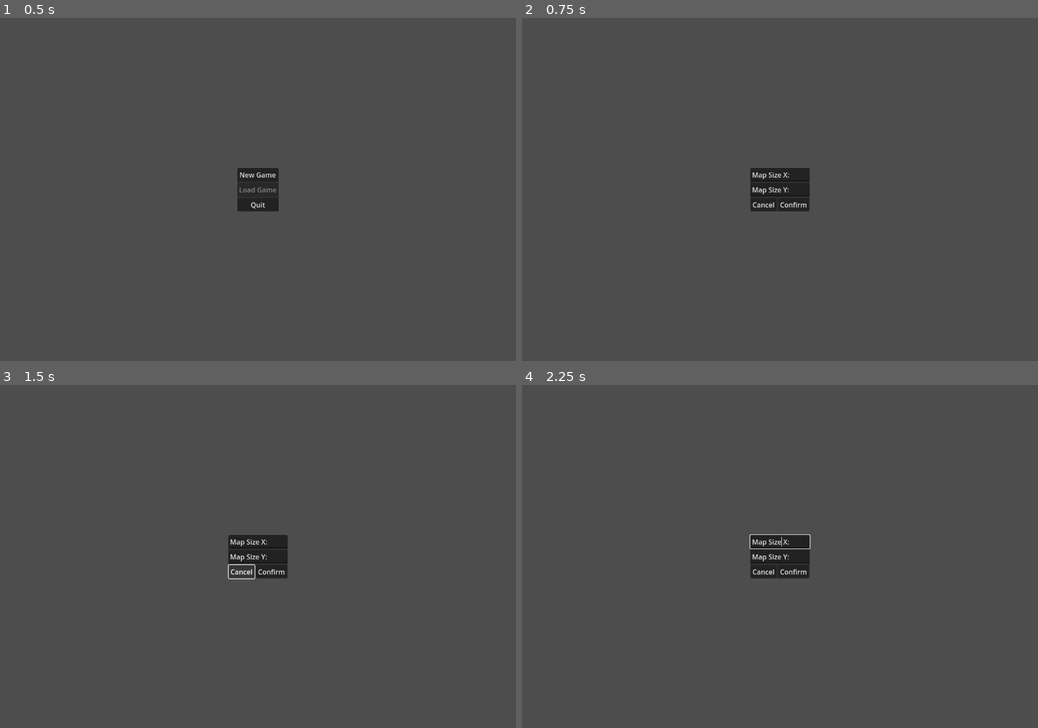
Above: before the commit, frames 1-4 (two rows, left to right).
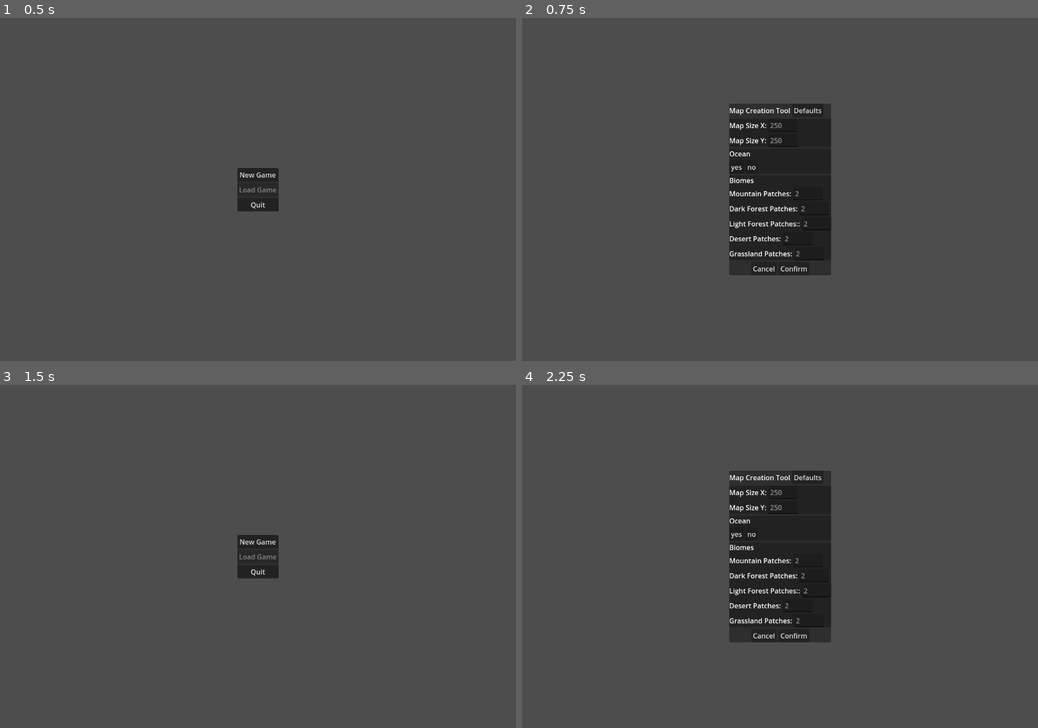
Above: after the commit, the same moments.

Repository: DraxDean/Cursr
Game: Godot game, scene res://scenes/main/main_menu_scene.tscn
The game is run twice, just before and just after one commit, with the same random seed, the same clock (stepped at 60 frames per second) and the same inputs.
Inputs (mouse positions are in pixels of both pictures, inside the frame that each line leads up to):
- Up to frame 1 (0.5 s): no input
- Up to frame 2 (0.75 s): click "New Game" at 0.5 s
- Up to frame 3 (1.5 s): click "Cancel" at 1.25 s
- Up to frame 4 (2.25 s): click (780, 542) at 2 s, where only the run after the commit has a clickable "New Game"

Frame 1 is identical in both runs. In frame 2, 8.5% of the frame differs, in the area x 40-60%, y 24-76%; in frame 3, 0.6%; in frame 4, 8.5%.

Commit message:
More Menu Screen adds - need implementation

Diff:
--- a/scenes/main/main_menu_scene.tscn
+++ b/scenes/main/main_menu_scene.tscn
@@ -63,15 +63,130 @@
 [node name="VBoxContainer" type="VBoxContainer" parent="MapCreationPanel"]
 layout_mode = 2
 
-[node name="CreateMapSizeX" type="LineEdit" parent="MapCreationPanel/VBoxContainer"]
+[node name="HBoxContainer2" type="HBoxContainer" parent="MapCreationPanel/VBoxContainer"]
+layout_mode = 2
+
+[node name="Label" type="Label" parent="MapCreationPanel/VBoxContainer/HBoxContainer2"]
+layout_mode = 2
+text = "Map Creation Tool"
+
+[node name="Button" type="Button" parent="MapCreationPanel/VBoxContainer/HBoxContainer2"]
+layout_mode = 2
+text = "Defaults"
+
+[node name="SizePanel" type="PanelContainer" parent="MapCreationPanel/VBoxContainer"]
+layout_mode = 2
+
+[node name="VBoxContainer" type="VBoxContainer" parent="MapCreationPanel/VBoxContainer/SizePanel"]
+layout_mode = 2
+
+[node name="HBoxContainer2" type="HBoxContainer" parent="MapCreationPanel/VBoxContainer/SizePanel/VBoxContainer"]
+layout_mode = 2
+
+[node name="Label" type="Label" parent="MapCreationPanel/VBoxContainer/SizePanel/VBoxContainer/HBoxContainer2"]
 layout_mode = 2
 text = "Map Size X:"
+
+[node name="CreateMapSizeX" type="LineEdit" parent="MapCreationPanel/VBoxContainer/SizePanel/VBoxContainer/HBoxContainer2"]
+layout_mode = 2
 placeholder_text = "250"
 
-[node name="CreateMapSizeY" type="LineEdit" parent="MapCreationPanel/VBoxContainer"]
+[node name="HBoxContainer3" type="HBoxContainer" parent="MapCreationPanel/VBoxContainer/SizePanel/VBoxContainer"]
+layout_mode = 2
+
+[node name="Label" type="Label" parent="MapCreationPanel/VBoxContainer/SizePanel/VBoxContainer/HBoxContainer3"]
 layout_mode = 2
 text = "Map Size Y:"
+
+[node name="CreateMapSizeY" type="LineEdit" parent="MapCreationPanel/VBoxContainer/SizePanel/VBoxContainer/HBoxContainer3"]
+layout_mode = 2
 placeholder_text = "250"
+
+[node name="OceanPanel" type="PanelContainer" parent="MapCreationPanel/VBoxContainer"]
+layout_mode = 2
+
+[node name="VBoxContainer" type="VBoxContainer" parent="MapCreationPanel/VBoxContainer/OceanPanel"]
+layout_mode = 2
+
+[node name="OceanLabel" type="Label" parent="MapCreationPanel/VBoxContainer/OceanPanel/VBoxContainer"]
+layout_mode = 2
+text = "Ocean"
+
+[node name="HBoxContainer" type="HBoxContainer" parent="MapCreationPanel/VBoxContainer/OceanPanel/VBoxContainer"]
+layout_mode = 2
+
+[node name="YesOceansButton" type="Button" parent="MapCreationPanel/VBoxContainer/OceanPanel/VBoxContainer/HBoxContainer"]
+layout_mode = 2
+text = "yes"
+
+[node name="NoOceansButton" type="Button" parent="MapCreationPanel/VBoxContainer/OceanPanel/VBoxContainer/HBoxContainer"]
+layout_mode = 2
+text = "no"
+
+[node name="BiomePanel" type="PanelContainer" parent="MapCreationPanel/VBoxContainer"]
+layout_mode = 2
+
+[node name="VBoxContainer" type="VBoxContainer" parent="MapCreationPanel/VBoxContainer/BiomePanel"]
+layout_mode = 2
+
+[node name="BiomesLabel" type="Label" parent="MapCreationPanel/VBoxContainer/BiomePanel/VBoxContainer"]
+layout_mode = 2
+text = "Biomes"
+
+[node name="HBoxContainer" type="HBoxContainer" parent="MapCreationPanel/VBoxContainer/BiomePanel/VBoxContainer"]
+layout_mode = 2
+
+[node name="Label" type="Label" parent="MapCreationPanel/VBoxContainer/BiomePanel/VBoxContainer/HBoxContainer"]
+layout_mode = 2
+text = "Mountain Patches:"
+
+[node name="MountainPatches" type="LineEdit" parent="MapCreationPanel/VBoxContainer/BiomePanel/VBoxContainer/HBoxContainer"]
+layout_mode = 2
+placeholder_text = "2"
+
+[node name="HBoxContainer2" type="HBoxContainer" parent="MapCreationPanel/VBoxContainer/BiomePanel/VBoxContainer"]
+layout_mode = 2
+
+[node name="Label" type="Label" parent="MapCreationPanel/VBoxContainer/BiomePanel/VBoxContainer/HBoxContainer2"]
+layout_mode = 2
+text = "Dark Forest Patches:"
+
+[node name="DarkForestPatches" type="LineEdit" parent="MapCreationPanel/VBoxContainer/BiomePanel/VBoxContainer/HBoxContainer2"]
+layout_mode = 2
+placeholder_text = "2"
+
+[node name="HBoxContainer3" type="HBoxContainer" parent="MapCreationPanel/VBoxContainer/BiomePanel/VBoxContainer"]
+layout_mode = 2
+
+[node name="Label" type="Label" parent="MapCreationPanel/VBoxContainer/BiomePanel/VBoxContainer/HBoxContainer3"]
+layout_mode = 2
+text = "Light Forest Patches::"
+
+[node name="LightForestPatches" type="LineEdit" parent="MapCreationPanel/VBoxContainer/BiomePanel/VBoxContainer/HBoxContainer3"]
+layout_mode = 2
+placeholder_text = "2"
+
+[node name="HBoxContainer4" type="HBoxContainer" parent="MapCreationPanel/VBoxContainer/BiomePanel/VBoxContainer"]
+layout_mode = 2
+
+[node name="Label" type="Label" parent="MapCreationPanel/VBoxContainer/BiomePanel/VBoxContainer/HBoxContainer4"]
+layout_mode = 2
+text = "Desert Patches:"
+
+[node name="DesertPatches" type="LineEdit" parent="MapCreationPanel/VBoxContainer/BiomePanel/VBoxContainer/HBoxContainer4"]
+layout_mode = 2
+placeholder_text = "2"
+
+[node name="HBoxContainer5" type="HBoxContainer" parent="MapCreationPanel/VBoxContainer/BiomePanel/VBoxContainer"]
+layout_mode = 2
+
+[node name="Label" type="Label" parent="MapCreationPanel/VBoxContainer/BiomePanel/VBoxContainer/HBoxContainer5"]
+layout_mode = 2
+text = "Grassland Patches:"
+
+[node name="GrasslandPatches" type="LineEdit" parent="MapCreationPanel/VBoxContainer/BiomePanel/VBoxContainer/HBoxContainer5"]
+layout_mode = 2
+placeholder_text = "2"
 
 [node name="HBoxContainer" type="HBoxContainer" parent="MapCreationPanel/VBoxContainer"]
 layout_mode = 2
@@ -107,30 +222,45 @@
 theme_override_constants/margin_right = 10
 theme_override_constants/margin_bottom = 10
 
-[node name="ModalVBox" type="VBoxContainer" parent="RaceSelectionModal/MarginContainer"]
+[node name="VBoxContainer" type="VBoxContainer" parent="RaceSelectionModal/MarginContainer"]
+layout_mode = 2
+
+[node name="HBoxContainer" type="HBoxContainer" parent="RaceSelectionModal/MarginContainer/VBoxContainer"]
+layout_mode = 2
+
+[node name="Button" type="Button" parent="RaceSelectionModal/MarginContainer/VBoxContainer/HBoxContainer"]
+layout_mode = 2
+text = "Humans"
+
+[node name="Button2" type="Button" parent="RaceSelectionModal/MarginContainer/VBoxContainer/HBoxContainer"]
+layout_mode = 2
+text = "Elves"
+
+[node name="ModalVBox" type="VBoxContainer" parent="RaceSelectionModal/MarginContainer/VBoxContainer"]
 layout_mode = 2
 size_flags_horizontal = 3
 size_flags_vertical = 3
 
-[node name="RaceNameLabel" type="Label" parent="RaceSelectionModal/MarginContainer/ModalVBox"]
+[node name="RaceNameLabel" type="Label" parent="RaceSelectionModal/MarginContainer/VBoxContainer/ModalVBox"]
 layout_mode = 2
 text = "Race Name:"
 
-[node name="AspectRatioContainer" type="AspectRatioContainer" parent="RaceSelectionModal/MarginContainer/ModalVBox"]
+[node name="AspectRatioContainer" type="AspectRatioContainer" parent="RaceSelectionModal/MarginContainer/VBoxContainer/ModalVBox"]
 custom_minimum_size = Vector2(100, 100)
 layout_mode = 2
 
-[node name="ColorRect" type="ColorRect" parent="RaceSelectionModal/MarginContainer/ModalVBox/AspectRatioContainer"]
+[node name="ColorRect" type="ColorRect" parent="RaceSelectionModal/MarginContainer/VBoxContainer/ModalVBox/AspectRatioContainer"]
 custom_minimum_size = Vector2(100, 100)
 layout_mode = 2
 color = Color(0.144063, 0.144063, 0.144063, 1)
 
-[node name="RaceSprite" type="Sprite2D" parent="RaceSelectionModal/MarginContainer/ModalVBox/AspectRatioContainer"]
+[node name="RaceSprite" type="Sprite2D" parent="RaceSelectionModal/MarginContainer/VBoxContainer/ModalVBox/AspectRatioContainer"]
 texture_filter = 1
 position = Vector2(200, 50)
 scale = Vector2(3, 3)
-
-[node name="MarginContainer" type="MarginContainer" parent="RaceSelectionModal/MarginContainer/ModalVBox"]
+offset = Vector2(13, 0)
+
+[node name="MarginContainer" type="MarginContainer" parent="RaceSelectionModal/MarginContainer/VBoxContainer/ModalVBox"]
 custom_minimum_size = Vector2(100, 100)
 layout_mode = 2
 theme_override_constants/margin_left = 5
@@ -138,10 +268,21 @@
 theme_override_constants/margin_right = 5
 theme_override_constants/margin_bottom = 5
 
-[node name="RaceDetailsLabel" type="Label" parent="RaceSelectionModal/MarginContainer/ModalVBox"]
+[node name="VBoxContainer" type="VBoxContainer" parent="RaceSelectionModal/MarginContainer/VBoxContainer/ModalVBox/MarginContainer"]
+layout_mode = 2
+
+[node name="RaceDetailsLabel" type="Label" parent="RaceSelectionModal/MarginContainer/VBoxContainer/ModalVBox/MarginContainer/VBoxContainer"]
+custom_minimum_size = Vector2(300, 300)
 layout_mode = 2
 text = "Details:"
 
-[node name="ChooseRaceButton" type="Button" parent="RaceSelectionModal/MarginContainer/ModalVBox"]
+[node name="HBoxContainer" type="HBoxContainer" parent="RaceSelectionModal/MarginContainer/VBoxContainer/ModalVBox/MarginContainer/VBoxContainer"]
+layout_mode = 2
+
+[node name="CancelRaceButton" type="Button" parent="RaceSelectionModal/MarginContainer/VBoxContainer/ModalVBox/MarginContainer/VBoxContainer/HBoxContainer"]
+layout_mode = 2
+text = "Cancel"
+
+[node name="ChooseRaceButton" type="Button" parent="RaceSelectionModal/MarginContainer/VBoxContainer/ModalVBox/MarginContainer/VBoxContainer/HBoxContainer"]
 layout_mode = 2
 text = "Choose Race"
--- a/scripts/main/main_menu.gd
+++ b/scripts/main/main_menu.gd
@@ -1,32 +1,28 @@
-# scripts/main/main_menu.gd
 extends Control
 
-# Scene path constants
-const GAME_SCENE_PATH = "res://scenes/main/game_scene.tscn" # Corrected Path
+const GAME_SCENE_PATH = "res://scenes/main/game_scene.tscn"
 
 @onready var main_menu_panel = $MainMenuPanel
 @onready var map_creation_panel = $MapCreationPanel
-@onready var create_map_size_x = $MapCreationPanel/VBoxContainer/CreateMapSizeX
-@onready var create_map_size_y = $MapCreationPanel/VBoxContainer/CreateMapSizeY
+@onready var create_map_size_x = $MapCreationPanel/VBoxContainer/SizePanel/VBoxContainer/HBoxContainer2/CreateMapSizeX
+@onready var create_map_size_y = $MapCreationPanel/VBoxContainer/SizePanel/VBoxContainer/HBoxContainer3/CreateMapSizeY
 @onready var cancel_create_map = $MapCreationPanel/VBoxContainer/HBoxContainer/CancelCreateMapButton
 @onready var confirm_create_map = $MapCreationPanel/VBoxContainer/HBoxContainer/ConfirmCreateMapButton
-#going to move to game.gd
 @onready var race_selection_modal = $RaceSelectionModal
-@onready var race_name_label = $RaceSelectionModal/MarginContainer/ModalVBox/RaceNameLabel
-@onready var race_sprite = $RaceSelectionModal/MarginContainer/ModalVBox/AspectRatioContainer/RaceSprite
-@onready var race_details_label = $RaceSelectionModal/MarginContainer/ModalVBox/RaceDetailsLabel
-@onready var choose_race_button = $RaceSelectionModal/MarginContainer/ModalVBox/ChooseRaceButton
-# Node References - Use explicit paths assuming standard setup
+@onready var race_name_label = $RaceSelectionModal/MarginContainer/VBoxContainer/ModalVBox/RaceNameLabel
+@onready var race_sprite = $RaceSelectionModal/MarginContainer/VBoxContainer/ModalVBox/AspectRatioContainer/RaceSprite
+@onready var race_details_label = $RaceSelectionModal/MarginContainer/VBoxContainer/ModalVBox/MarginContainer/VBoxContainer/RaceDetailsLabel
+@onready var choose_race_button = $RaceSelectionModal/MarginContainer/VBoxContainer/ModalVBox/MarginContainer/VBoxContainer/HBoxContainer/ChooseRaceButton
+@onready var cancel_race_button = $RaceSelectionModal/MarginContainer/VBoxContainer/ModalVBox/MarginContainer/VBoxContainer/HBoxContainer/CancelRaceButton
 @onready var new_game_button: Button = $MainMenuPanel/CenterContainer/VBoxContainer/NewGameButton
 @onready var load_game_button: Button = $MainMenuPanel/CenterContainer/VBoxContainer/LoadGameButton
 @onready var quit_button: Button = $MainMenuPanel/CenterContainer/VBoxContainer/QuitButton
 
-# Example race data (replace with your actual data structure)
 var races = [
 	{
 		"name": "Humans",
 		"sprite_path": "res://assets/sprites/human_peon1.png",
-		"details": "Versatile and adaptable, humans excel in many roles.",
+		"details": "Versatile and adaptable, humans excel in many roles. \n Uses wood and stone to make buildings on clear land.",
 		"id": "human"
 	},
 	{
@@ -36,16 +32,12 @@
 		"id": "elf"
 	}
 ]
-var current_race_index = 0 # If you add next/prev buttons
+var current_race_index = 0
 
 func _ready():
-	# Ensure SaveLoadManager is ready (Autoloads initialize before scene _ready)
-	# We can now directly use it
 	if SaveLoadManager == null:
 		push_error("SaveLoadManager Autoload not found!")
 		return
-
-	# Connect signals
 
 	if not is_instance_valid(new_game_button): push_error("Node not found: VBoxContainer/NewGameButton"); return
 	if not is_instance_valid(load_game_button): push_error("Node not found: VBoxContainer/LoadGameButton"); return
@@ -55,30 +47,26 @@
 	new_game_button.pressed.connect(_on_new_game_pressed)
 	load_game_button.pressed.connect(_on_load_game_pressed)
 	quit_button.pressed.connect(_on_quit_pressed)
-	choose_race_button.pressed.connect(_on_choose_race_pressed)
 	create_map_size_x.text_changed.connect(_on_create_map_size_x_text_changed)
 	create_map_size_y.text_changed.connect(_on_create_map_size_y_text_changed)
+	cancel_create_map.pressed.connect(_on_cancel_create_map_pressed)
 	confirm_create_map.pressed.connect(_on_confirm_create_map_pressed)
-	# Setup initial race display if needed immediately,
-	# or wait until the modal is shown.
+	choose_race_button.pressed.connect(_on_choose_race_pressed)
+	cancel_race_button.pressed.connect(_on_cancel_race_pressed)
 	_display_race(current_race_index)
 
-	# Hide modal initially (can also be done in editor)
 	race_selection_modal.hide()
 	map_creation_panel.hide()
 
-	# Disable load button if no saves exist using SaveLoadManager
 	load_game_button.disabled = not SaveLoadManager.check_saves_exist()
 	if load_game_button.disabled:
 		load_game_button.tooltip_text = "No saved games found."
 
 func _on_create_map_size_x_text_changed(new_text):
 	print("Create Map Size X changed:", new_text)
-	# You could update another label here to show the live input
 
 func _on_create_map_size_y_text_changed(new_text):
 	print("Create Map Size Y changed:", new_text)
-	# You could update another label here to show the live input
 
 func _on_cancel_create_map_pressed():
 	print("Cancel Create Map...")
@@ -92,51 +80,34 @@
 
 func _on_new_game_pressed():
 	print("New Game button pressed")
-	# Hide the main menu buttons
 	main_menu_panel.hide()
 	map_creation_panel.show()
-	# Show the race selection modal, centered
-	#race_selection_modal.popup_centered()
-	# Ensure the first race is displayed correctly
-	#_display_race(current_race_index)
 
 func _on_choose_race_pressed():
 	var chosen_race_id = choose_race_button.get_meta("selected_race_id", "default_race")
 	print("Selected Race: ", chosen_race_id)
 	GameManager.selected_race = chosen_race_id
 	race_selection_modal.hide()
+	get_tree().change_scene_to_file("res://scenes/main/game_scene.tscn")
 
-	# --- Add your game start logic here ---
-	# Example: Load the main game scene
-	get_tree().change_scene_to_file("res://scenes/main/game_scene.tscn")
-	# You'll likely want to pass the chosen_race_id to the next scene
-	# (e.g., via a Singleton/Autoload or by configuring the loaded scene)
-
-	# Optionally, bring back the main menu if game start fails or is cancelled
-	# main_menu_panel.show()
-
+func _on_cancel_race_pressed():
+	print("Cancel Chose Race")
+	race_selection_modal.hide()
+	map_creation_panel.show()
 
 func _display_race(index):
 	if index >= 0 and index < races.size():
 		var race_data = races[index]
 		race_name_label.text = race_data["name"]
-		race_details_label.text = race_data["details"] # Use .clear() and .append_text() or .parse_bbcode() for RichTextLabel
+		race_details_label.text = race_data["details"]
 		race_sprite.texture = load(race_data["sprite_path"])
-		# Store the chosen ID somewhere accessible when the button is pressed
-		# e.g., on the button itself using metadata
 		choose_race_button.set_meta("selected_race_id", race_data["id"])
 	else:
 		printerr("Invalid race index: ", index)
 
 func _on_load_game_pressed():
 	print("Main Menu: Loading Saved Game...")
-	# We still need to select *which* game to load.
-	# For now, let's keep the simple "load first save" behavior.
-	# A proper implementation would go to a LoadScreen or trigger the in-game load modal.
-	# For simplicity here, we just set GameManager state.
-	# A better approach is needed later.
 
-	# Find the first save path (inefficient, replace with load screen later)
 	var first_save_path = ""
 	var dir = DirAccess.open(SaveLoadManager.SAVE_DIR)
 	if dir:
